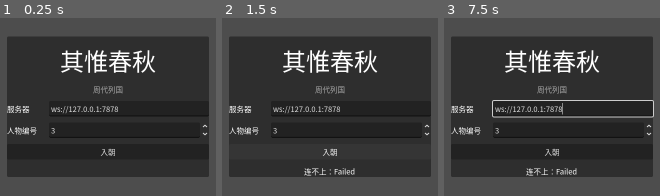
Above: before the commit, frames 1-3 (left to right).
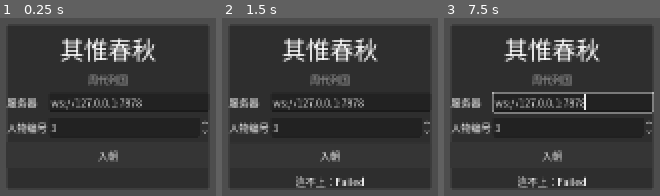
Above: after the commit, the same moments.

Repository: Lawliet-Chan/zhou-states
Game: Godot game, scene res://main.tscn
Two runs of this game, one before a commit and one after it. Both use one fixed random seed, a clock stepped at 60 frames per second and the inputs below.
Inputs (mouse positions are in pixels of both pictures, inside the frame that each line leads up to):
- Up to frame 1 (0.25 s): no input
- Up to frame 2 (1.5 s): click "入朝" at 0.5 s; click "入朝" at 1.25 s
- Up to frame 3 (7.5 s): click "入朝" at 2 s; tap Enter at 2.75, 4.25, 5.75 s; move the mouse to (outside the picture) at 2.77 s; click (outside the picture) at 2.92 s; tap Space at 3.5, 5, 6.5 s; drag from (outside the picture) to (outside the picture) at 3.52 s; move the mouse to (outside the picture) at 4.27 s; click (outside the picture) at 4.42 s; drag from (outside the picture) to (outside the picture) at 5.02 s; move the mouse to (outside the picture) at 5.77 s; click (outside the picture) at 5.92 s; drag from (outside the picture) to (outside the picture) at 6.52 s; move the mouse to (593, 107) at 7.27 s; click (593, 107) at 7.42 s

The runs differ from the first frame. In frame 1, 21% of the frame differs, in the area x 3-98%, y 4-96%; in frame 2, 21%; in frame 3, 24%.

Commit message:
full screen

Diff:
--- a/client/project.godot
+++ b/client/project.godot
@@ -23,6 +23,9 @@
 
 window/size/viewport_width=1600
 window/size/viewport_height=900
+window/size/mode=3
+window/stretch/mode="canvas_items"
+window/stretch/aspect="expand"
 
 [rendering]
 
--- a/client/scenes/right_panel.tscn
+++ b/client/scenes/right_panel.tscn
@@ -1,7 +1,7 @@
 [gd_scene format=3]
 
 [node name="RightPanel" type="TabContainer"]
-custom_minimum_size = Vector2(400, 300)
+custom_minimum_size = Vector2(480, 300)
 [node name="详情" type="ScrollContainer" parent="."]
 horizontal_scroll_mode = 0
 [node name="Margin" type="MarginContainer" parent="详情"]
--- a/client/scripts/main.gd
+++ b/client/scripts/main.gd
@@ -69,7 +69,15 @@
 	var f := SystemFont.new()
 	f.font_names = PackedStringArray(["Hiragino Sans GB", "PingFang SC", "Heiti SC", "Noto Sans CJK SC", "Microsoft YaHei", "sans-serif"])
 	t.default_font = f
-	t.default_font_size = 15
+	t.default_font_size = 20
+	# 控件留白随字号一起增大，方便全屏阅读和点击
+	var button_style := StyleBoxFlat.new()
+	button_style.bg_color = Color("#353535")
+	button_style.content_margin_left = 14
+	button_style.content_margin_right = 14
+	button_style.content_margin_top = 10
+	button_style.content_margin_bottom = 10
+	t.set_stylebox("normal", "Button", button_style)
 	return t
 
 
